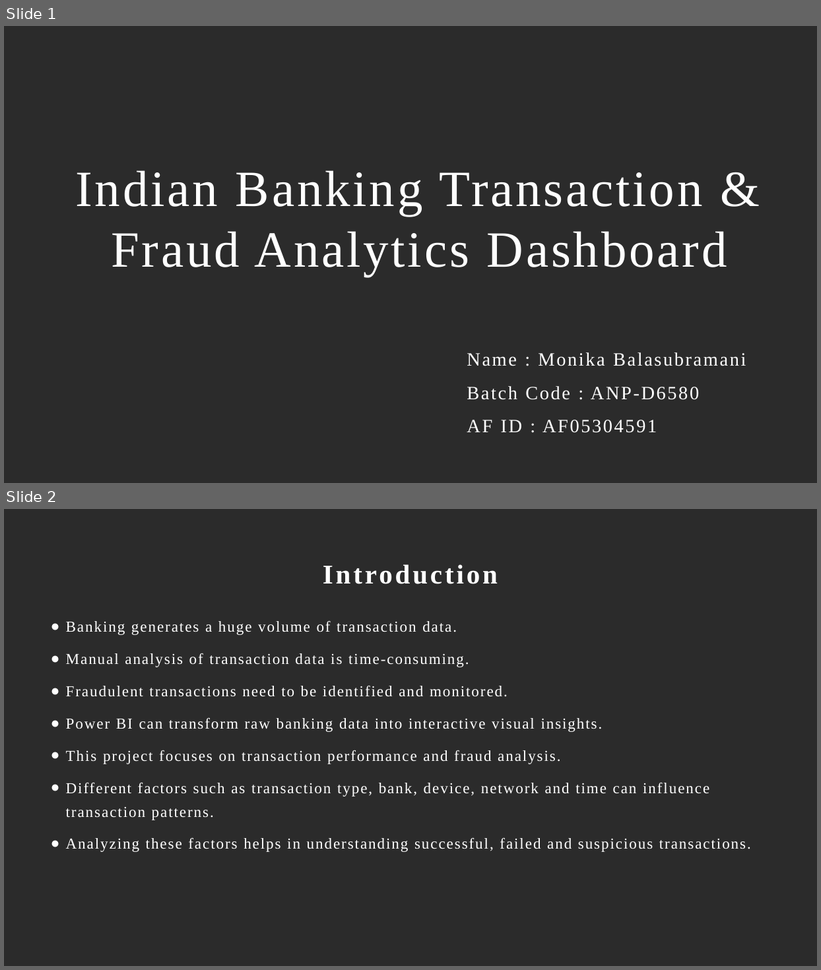
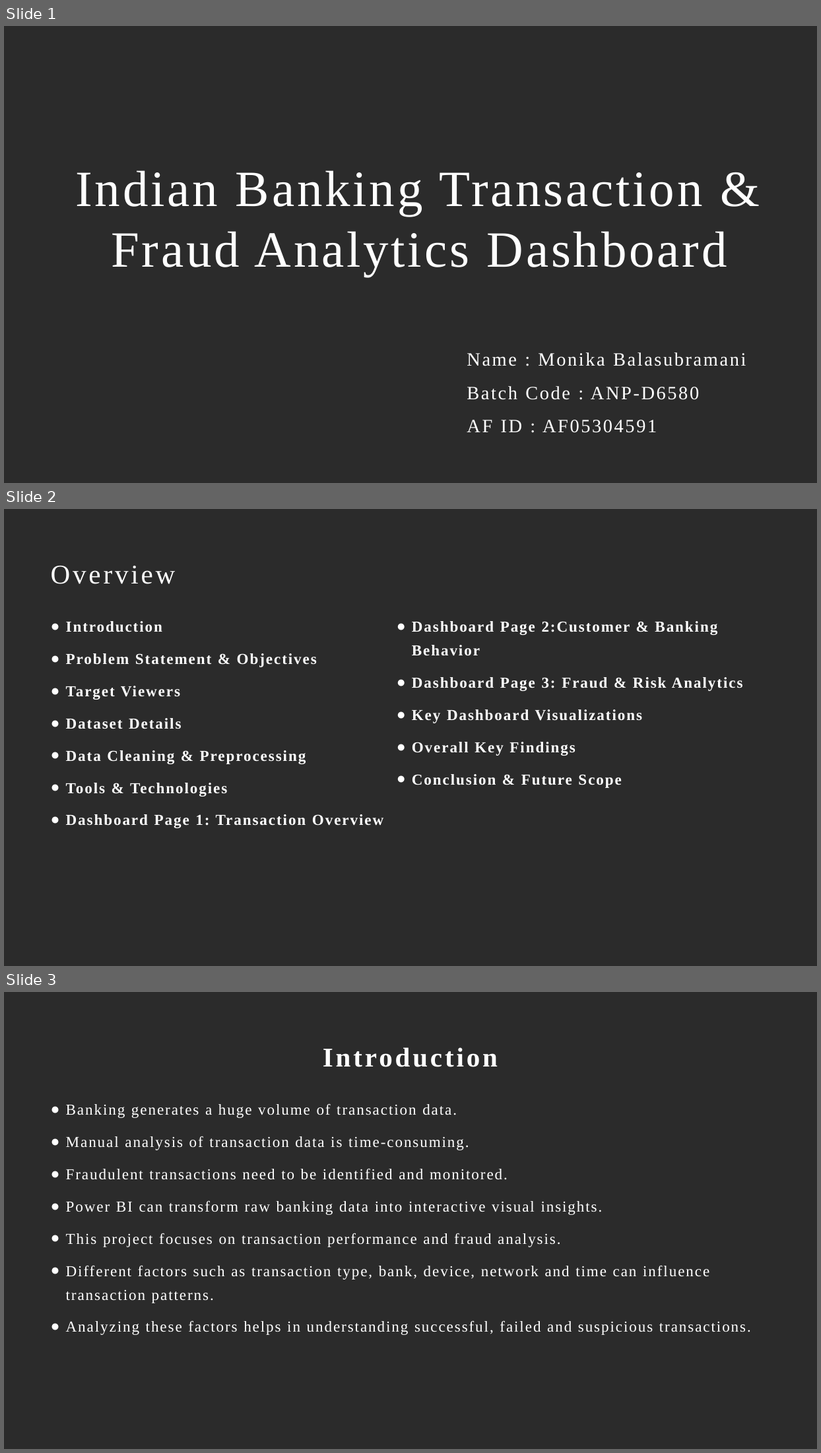
Before and after one commit to monika82004/Indian-Banking-Transaction, a slide deck: Indian Banking Transaction.pptx. Shown one above the other, each under a label of ours: slides 1 and 2 before the commit, slides 1, 2 and 3 after it. The pictures are 821x970 and 821x1453 pixels, drawn with LibreOffice and Linux fonts; fonts in the diff are those of the drawing; background and template pictures are left out; a plain dark background stands for a picture behind light text. Boxes give left, top, right and bottom in pixels: in the first picture for what was removed or moved away, otherwise in the second. Text is boxed around its words. In the diff, an @@ line names an element or a change of style, - is before the commit and + after.

```diff
--- a/Indian Banking Transaction.pptx
+++ b/Indian Banking Transaction.pptx
@@ slide 2 added at <box>4,509,817,966</box>, background picture (left out) @@
@@ title added at <box>51,566,176,584</box>, 32 pt, text #FFFFFF @@
+Overview
@@ text added at <box>66,621,384,828</box>, 18 pt, text #FFFFFF, bold @@
+● Introduction
+● Problem Statement & Objectives
+● Target Viewers
+● Dataset Details
+● Data Cleaning & Preprocessing
+● Tools & Technologies
+● Dashboard Page 1: Transaction Overview
@@ text added at <box>412,621,743,788</box>, 18 pt, text #FFFFFF, bold @@
+● Dashboard Page 2:Customer & Banking Behavior
+● Dashboard Page 3: Fraud & Risk Analytics
+● Key Dashboard Visualizations
+● Overall Key Findings
+● Conclusion & Future Scope
@@ what was slide 2 is now slide 3 @@
```
Also in this commit, not shown: 3 slides changed, 12 other slides added.
